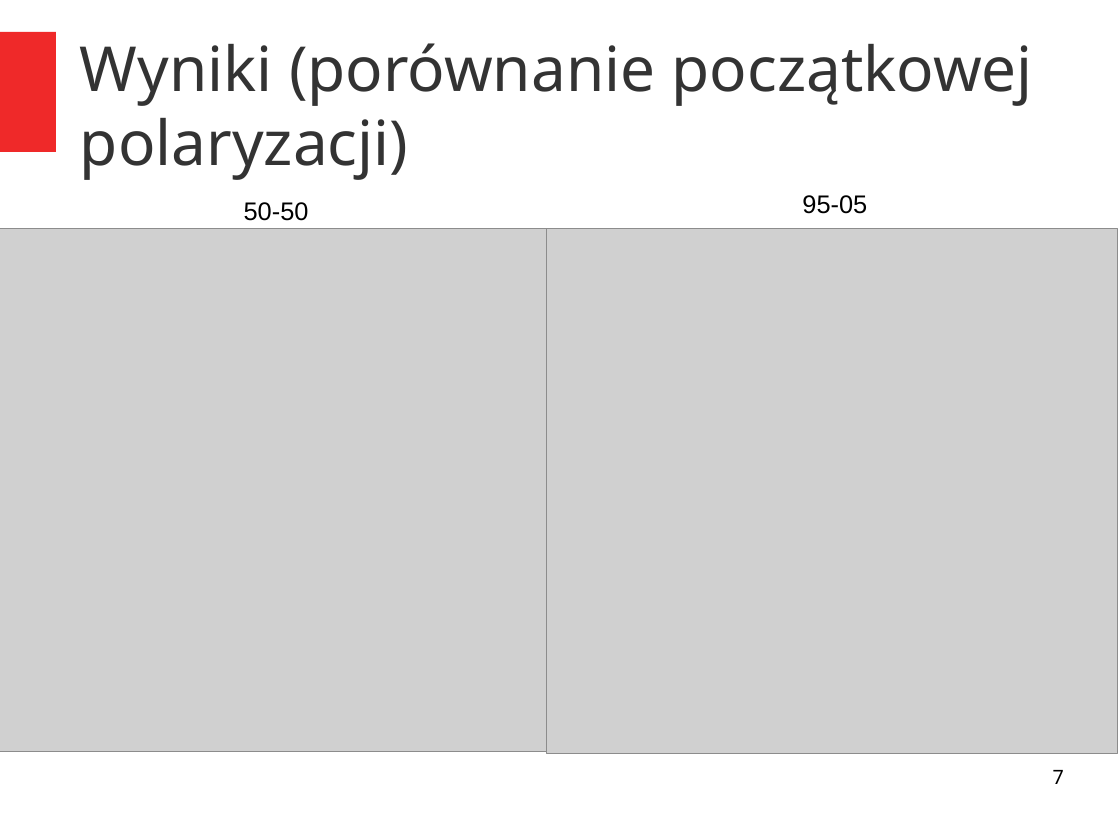
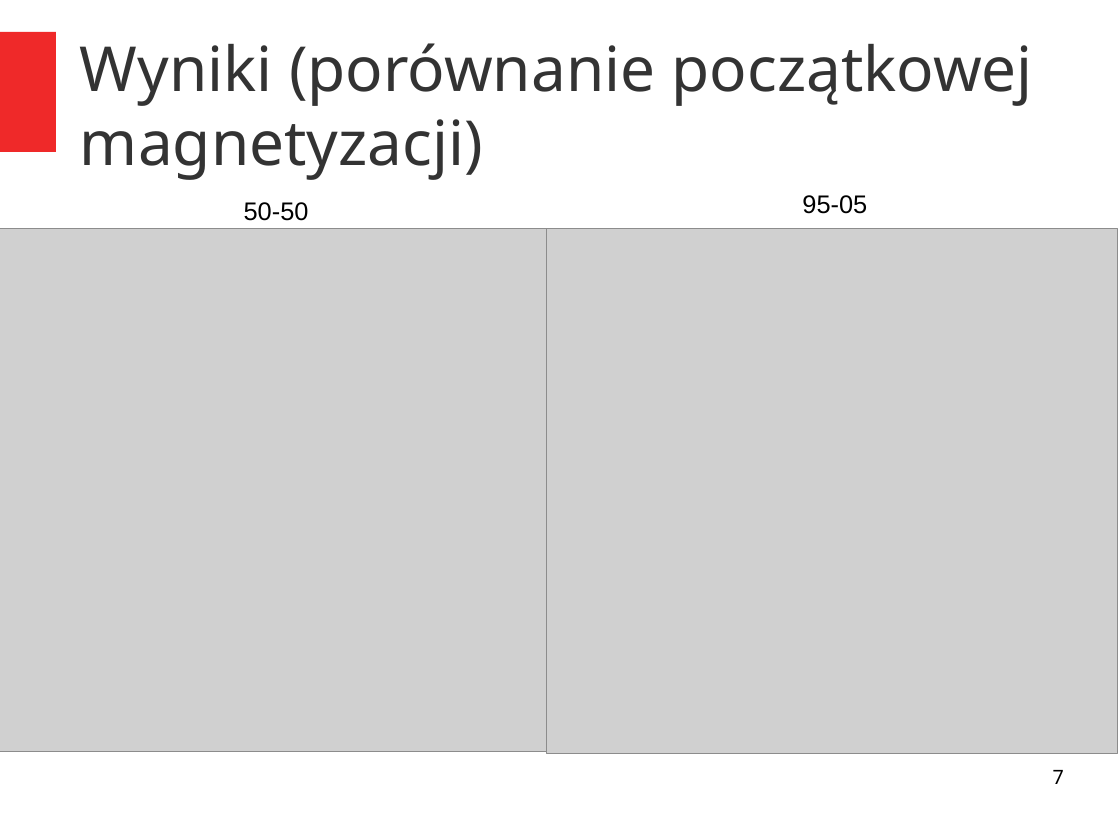
Before and after one commit to jzielins97/qVoterSimulation, a slide deck: slide 7 of prezentacja/Zielinski_QVoter.odp. Drawn at 1120x840 pixels with LibreOffice and Linux fonts; fonts in the diff are those of the drawing; grey boxes stand for pictures. Boxes give left, top, right and bottom in pixels: in the first picture for what was removed or moved away, otherwise in the second. Text is boxed around its words. In the diff, an @@ line names an element or a change of style, - is before the commit and + after.

Commit message:
Add presentation

```diff
--- a/prezentacja/Zielinski_QVoter.odp
+++ b/prezentacja/Zielinski_QVoter.odp
@@ title at box(80, 43, 1033, 180): text changed @@
-Wyniki (porównanie początkowej polaryzacji)
+Wyniki (porównanie początkowej magnetyzacji)
```
Also in this commit, not shown: 1 other file.
